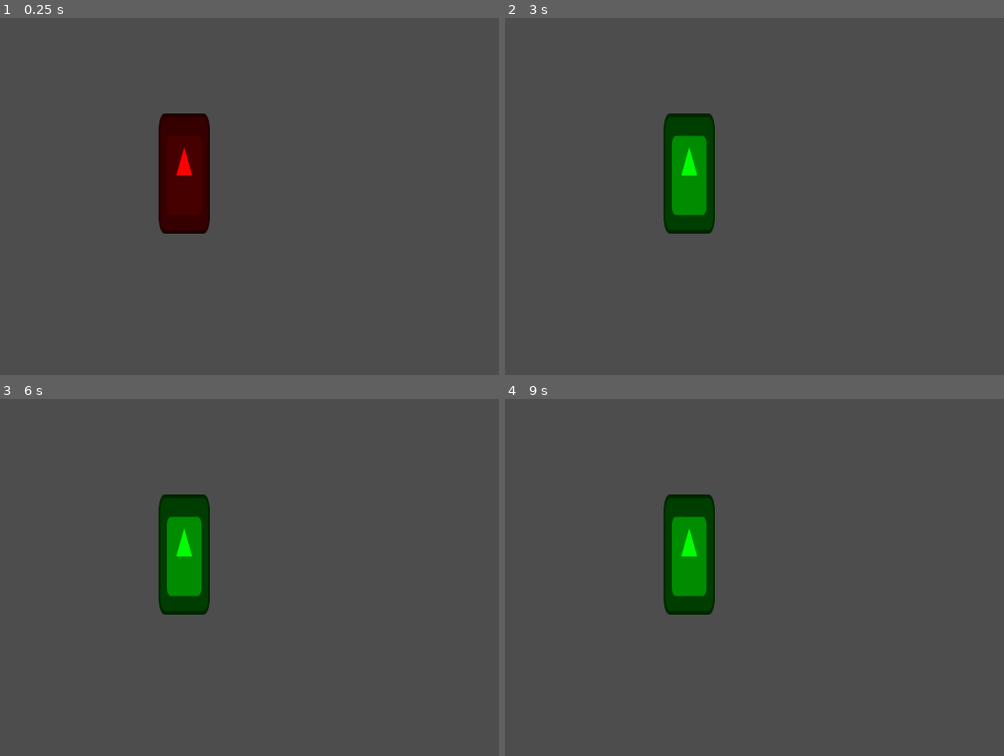
Above: before the commit, frames 1-4 (two rows, left to right).
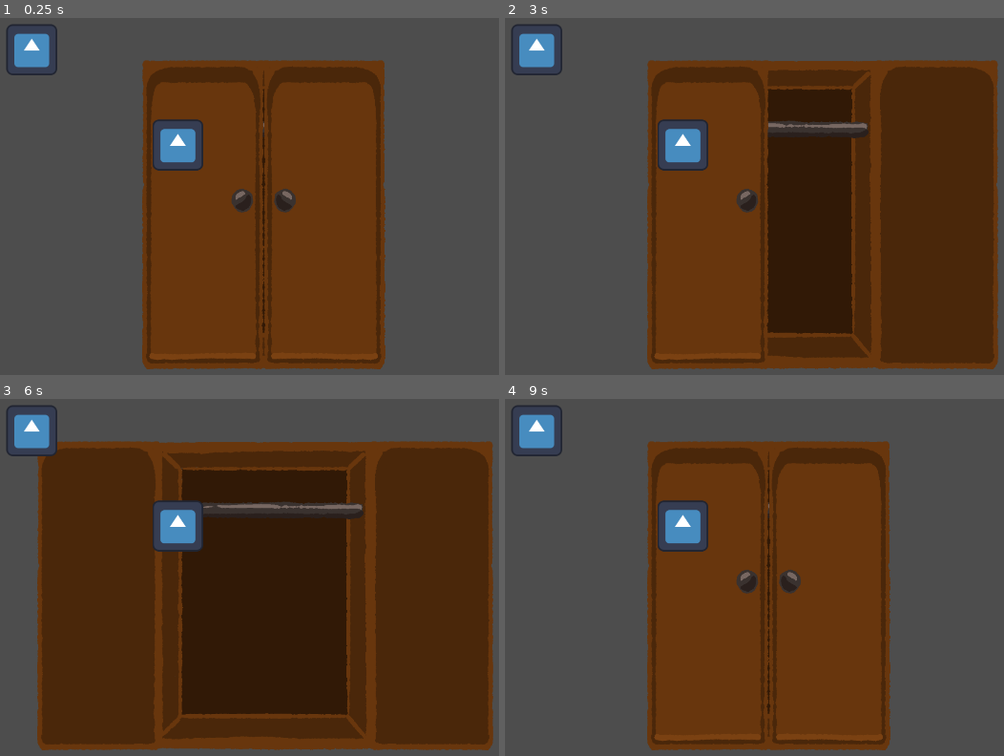
Above: after the commit, the same moments.

Repository: MaiaNavas404/global-game-jam-antwerp-MV
Game: Godot game, scene res://Levels/test_level.tscn
Same seed, same stepped clock (60 frames per second), same inputs: the game is played once before the commit and once after it. The engine's default icon, where the game draws it, is replaced by a stand-in: a white triangle on a blue panel in a dark square.
Inputs (mouse positions are in pixels of both pictures, inside the frame that each line leads up to):
- Up to frame 1 (0.25 s): no input
- Up to frame 2 (3 s): tap Enter at 0.5, 2 s; drag from (689, 175) to (954, 139) at 0.52 s; tap Space at 1.25, 2.75 s; drag from (724, 253) to (839, 317) at 1.27 s; move the mouse to (954, 139) at 2.02 s; click (954, 139) at 2.1 s; drag from (839, 317) to (699, 196) at 2.77 s
- Up to frame 3 (6 s): tap Enter at 3.5 s; move the mouse to (outside the picture) at 3.52 s; click (outside the picture) at 3.6 s; tap Space at 4.25 s; drag from (144, 548) to (259, 506) at 4.27 s; move the mouse to (409, 613) at 5.02 s; click (409, 613) at 5.1 s; drag from (259, 506) to (219, 634) at 5.77 s
- Up to frame 4 (9 s): move the mouse to (outside the picture) at 6.52 s; click (outside the picture) at 6.6 s; drag from (724, 634) to (839, 698) at 7.27 s; move the mouse to (954, 520) at 8.02 s; click (954, 520) at 8.1 s; drag from (839, 698) to (649, 548) at 8.77 s

The runs differ from the first frame. In frame 1, 43% of the frame differs, in the area x 1-78%, y 1-99%; in frame 2, 61%; in frame 3, 79%, in the area x 1-99%, y 1-99%; in frame 4, 43%.

Commit message:
cupboard OPENS and CLOSES

Diff:
--- /dev/null
+++ b/ggj-antwerp/Levels/level.gd
@@ -0,0 +1,5 @@
+extends Node2D
+
+func _ready():
+	get_viewport().physics_object_picking_first_only = true
+	get_viewport().physics_object_picking_sort = true
--- a/ggj-antwerp/Levels/test_level.tscn
+++ b/ggj-antwerp/Levels/test_level.tscn
@@ -1,8 +1,18 @@
 [gd_scene format=3 uid="uid://65q44q0dbmqb"]
 
-[ext_resource type="PackedScene" uid="uid://bguakiop7e1g6" path="res://RoomProps/cupboard.tscn" id="1_ormqy"]
+[ext_resource type="Script" uid="uid://yqfc3oj0n4dr" path="res://Levels/level.gd" id="1_4k50d"]
+[ext_resource type="PackedScene" uid="uid://bguakiop7e1g6" path="res://RoomProps/Cupboard/cupboard.tscn" id="1_ormqy"]
+[ext_resource type="PackedScene" uid="uid://cbg6ind5qhoef" path="res://SuspectObjects/body.tscn" id="2_00vsl"]
+[ext_resource type="PackedScene" uid="uid://cpvhaerxj7c5v" path="res://RoomProps/SmallCupboard/small_cupboard.tscn" id="4_i4ak4"]
 
 [node name="TestLevel" type="Node2D" unique_id=954476652]
+script = ExtResource("1_4k50d")
 
 [node name="Cupboard" parent="." unique_id=557903057 instance=ExtResource("1_ormqy")]
-position = Vector2(488, 304)
+position = Vector2(688, 496)
+
+[node name="Body" parent="." unique_id=1811897074 instance=ExtResource("2_00vsl")]
+position = Vector2(472, 320)
+
+[node name="SmallCupboard" parent="." unique_id=152157778 instance=ExtResource("4_i4ak4")]
+position = Vector2(104, 80)
--- a/ggj-antwerp/RoomProps/cupboard.gd
+++ b/ggj-antwerp/RoomProps/Cupboard/cupboard.gd
@@ -2,19 +2,31 @@
 class_name HidableProps
 
 @export var hiding_area : Area2D
+@export var closed_sprite : Sprite2D
+@export var open_sprite : Sprite2D
 
 var hidable := false
+
+func _ready():
+	super._ready()
+	on_state_disabled()
 
 func on_state_disabled():
 	super.on_state_disabled()
 	hidable = false
 	set_hiding_area_active(false)
+	set_sprite_active(false)
 
 func on_state_active():
 	super.on_state_active()
 	hidable = true
 	set_hiding_area_active(true)
+	set_sprite_active(true)
 
 func set_hiding_area_active(state : bool):
 	hiding_area.monitoring = state
 	hiding_area.monitorable = state
+
+func set_sprite_active(state : bool):
+	open_sprite.visible = state
+	closed_sprite.visible = !state
--- /dev/null
+++ b/ggj-antwerp/RoomProps/Cupboard/cupboard.tscn
@@ -0,0 +1,88 @@
+[gd_scene format=3 uid="uid://bguakiop7e1g6"]
+
+[ext_resource type="Texture2D" uid="uid://bhmi10psch208" path="res://RoomProps/Cupboard/cupboard_open.PNG" id="1_1hxk6"]
+[ext_resource type="Script" uid="uid://5ubqkdwll7lc" path="res://RoomProps/Cupboard/cupboard.gd" id="1_jem14"]
+[ext_resource type="Texture2D" uid="uid://6ivcxx8cs0j5" path="res://RoomProps/Cupboard/cupboard_door_front.PNG" id="3_hi20d"]
+[ext_resource type="Texture2D" uid="uid://dbt42rn482q3e" path="res://RoomProps/Cupboard/cupboard_door_back.PNG" id="4_bkvww"]
+
+[sub_resource type="RectangleShape2D" id="RectangleShape2D_au1kp"]
+size = Vector2(277, 725)
+
+[sub_resource type="RectangleShape2D" id="RectangleShape2D_1hxk6"]
+size = Vector2(296, 768)
+
+[sub_resource type="RectangleShape2D" id="RectangleShape2D_jem14"]
+size = Vector2(280, 720)
+
+[sub_resource type="RectangleShape2D" id="RectangleShape2D_ckf3m"]
+size = Vector2(296, 768)
+
+[node name="Cupboard" type="Node2D" unique_id=557903057]
+
+[node name="Sprite2D" type="Sprite2D" parent="." unique_id=95659549]
+texture = ExtResource("1_1hxk6")
+
+[node name="CupboardL" type="Node2D" parent="." unique_id=969730146 node_paths=PackedStringArray("hiding_area", "closed_sprite", "open_sprite", "clickable_area")]
+script = ExtResource("1_jem14")
+hiding_area = NodePath("HidingArea")
+closed_sprite = NodePath("ClosedSprite")
+open_sprite = NodePath("OpenSprite")
+clickable_area = NodePath("ClickingArea")
+
+[node name="ClosedSprite" type="Sprite2D" parent="CupboardL" unique_id=2140428035]
+position = Vector2(152, 0)
+texture = ExtResource("3_hi20d")
+flip_h = true
+
+[node name="OpenSprite" type="Sprite2D" parent="CupboardL" unique_id=753941713]
+position = Vector2(424, 0)
+texture = ExtResource("4_bkvww")
+
+[node name="HidingArea" type="Area2D" parent="CupboardL" unique_id=596665258]
+collision_layer = 16
+collision_mask = 4
+
+[node name="CollisionShape2D" type="CollisionShape2D" parent="CupboardL/HidingArea" unique_id=1911059078]
+position = Vector2(156, 8)
+shape = SubResource("RectangleShape2D_au1kp")
+
+[node name="ClickingArea" type="Area2D" parent="CupboardL" unique_id=142178035]
+collision_layer = 8
+collision_mask = 0
+
+[node name="CollisionShape2D" type="CollisionShape2D" parent="CupboardL/ClickingArea" unique_id=12285542]
+position = Vector2(156, 0)
+shape = SubResource("RectangleShape2D_1hxk6")
+
+[node name="CupboardR" type="Node2D" parent="." unique_id=1000286898 node_paths=PackedStringArray("hiding_area", "closed_sprite", "open_sprite", "clickable_area")]
+position = Vector2(-304, 0)
+script = ExtResource("1_jem14")
+hiding_area = NodePath("HidingArea")
+closed_sprite = NodePath("ClosedSprite")
+open_sprite = NodePath("OpenSprite")
+clickable_area = NodePath("ClickingArea")
+
+[node name="ClosedSprite" type="Sprite2D" parent="CupboardR" unique_id=1980687473]
+position = Vector2(152, 0)
+texture = ExtResource("3_hi20d")
+
+[node name="OpenSprite" type="Sprite2D" parent="CupboardR" unique_id=1780112543]
+position = Vector2(-112, 0)
+texture = ExtResource("4_bkvww")
+flip_h = true
+
+[node name="HidingArea" type="Area2D" parent="CupboardR" unique_id=913498849]
+collision_layer = 16
+collision_mask = 4
+
+[node name="CollisionShape2D" type="CollisionShape2D" parent="CupboardR/HidingArea" unique_id=1644976986]
+position = Vector2(156, 8)
+shape = SubResource("RectangleShape2D_jem14")
+
+[node name="ClickingArea" type="Area2D" parent="CupboardR" unique_id=1465312561]
+collision_layer = 8
+collision_mask = 0
+
+[node name="CollisionShape2D" type="CollisionShape2D" parent="CupboardR/ClickingArea" unique_id=853133949]
+position = Vector2(156, 0)
+shape = SubResource("RectangleShape2D_ckf3m")
--- /dev/null
+++ b/ggj-antwerp/RoomProps/SmallCupboard/small_cupboard.tscn
@@ -0,0 +1,21 @@
+[gd_scene format=3 uid="uid://cpvhaerxj7c5v"]
+
+[ext_resource type="Script" uid="uid://c2m0dgbas35ak" path="res://RoomProps/roomprops.gd" id="1_2t274"]
+[ext_resource type="Texture2D" uid="uid://bctl80hvn4aa6" path="res://icon.svg" id="2_4isx2"]
+
+[sub_resource type="RectangleShape2D" id="RectangleShape2D_fsbb7"]
+size = Vector2(154, 138)
+
+[node name="SmallCupboard" type="Node2D" unique_id=152157778 node_paths=PackedStringArray("clickable_area")]
+script = ExtResource("1_2t274")
+clickable_area = NodePath("Area2D")
+
+[node name="Sprite2D" type="Sprite2D" parent="." unique_id=1792586424]
+texture = ExtResource("2_4isx2")
+
+[node name="Area2D" type="Area2D" parent="." unique_id=170944405]
+collision_layer = 8
+collision_mask = 0
+
+[node name="CollisionShape2D" type="CollisionShape2D" parent="Area2D" unique_id=2067615308]
+shape = SubResource("RectangleShape2D_fsbb7")
--- a/ggj-antwerp/RoomProps/cupboard.tscn
+++ /dev/null
@@ -1,36 +0,0 @@
-[gd_scene format=3 uid="uid://bguakiop7e1g6"]
-
-[ext_resource type="Script" uid="uid://5ubqkdwll7lc" path="res://RoomProps/cupboard.gd" id="1_jem14"]
-[ext_resource type="Texture2D" uid="uid://bctl80hvn4aa6" path="res://icon.svg" id="2_e0lng"]
-
-[sub_resource type="RectangleShape2D" id="RectangleShape2D_ckf3m"]
-size = Vector2(128, 304)
-
-[sub_resource type="RectangleShape2D" id="RectangleShape2D_jem14"]
-size = Vector2(58, 186)
-
-[node name="Cupboard" type="Node2D" unique_id=557903057 node_paths=PackedStringArray("hiding_area", "clickable_area")]
-script = ExtResource("1_jem14")
-hiding_area = NodePath("HidingArea")
-clickable_area = NodePath("ClickingArea")
-
-[node name="Sprite2D" type="Sprite2D" parent="." unique_id=95659549]
-position = Vector2(0, 88)
-scale = Vector2(1, 2.375)
-texture = ExtResource("2_e0lng")
-
-[node name="ClickingArea" type="Area2D" parent="." unique_id=142178035]
-collision_layer = 8
-collision_mask = 0
-
-[node name="CollisionShape2D" type="CollisionShape2D" parent="ClickingArea" unique_id=12285542]
-position = Vector2(0, 88)
-shape = SubResource("RectangleShape2D_ckf3m")
-
-[node name="HidingArea" type="Area2D" parent="." unique_id=596665258]
-collision_layer = 16
-collision_mask = 4
-
-[node name="CollisionShape2D" type="CollisionShape2D" parent="HidingArea" unique_id=1911059078]
-position = Vector2(29, 144)
-shape = SubResource("RectangleShape2D_jem14")
--- a/ggj-antwerp/RoomProps/roomprops.gd
+++ b/ggj-antwerp/RoomProps/roomprops.gd
@@ -32,7 +32,7 @@
 		current_state = 0
 
 func on_state_disabled():
-	$Sprite2D.modulate = Color.RED
+	pass
 
 func on_state_active():
-	$Sprite2D.modulate = Color.GREEN
+	pass
--- /dev/null
+++ b/ggj-antwerp/SuspectObjects/body.gd
@@ -0,0 +1,26 @@
+extends RigidBody2D
+
+@onready var mouse_drag_area := $MouseDragArea
+var draggable := false
+var dragging := false
+var mouse_offset := Vector2.ZERO
+
+func _ready():
+	mouse_drag_area.mouse_entered.connect(_on_mouse_entered)
+	mouse_drag_area.mouse_exited.connect(_on_mouse_exited)
+
+func _physics_process(delta: float) -> void:
+	if Input.is_action_just_pressed("click") and draggable:
+		dragging = true
+		mouse_offset = position - get_global_mouse_position()
+	if dragging:
+		position = get_global_mouse_position() + mouse_offset
+	if Input.is_action_just_released("click"):
+		dragging = false
+
+func _on_mouse_entered() -> void:
+	draggable = true
+
+
+func _on_mouse_exited() -> void:
+	draggable = false
--- /dev/null
+++ b/ggj-antwerp/SuspectObjects/body.tscn
@@ -0,0 +1,29 @@
+[gd_scene format=3 uid="uid://cbg6ind5qhoef"]
+
+[ext_resource type="Script" uid="uid://c6cfronwp0ni3" path="res://SuspectObjects/body.gd" id="1_owrkx"]
+[ext_resource type="Texture2D" uid="uid://bctl80hvn4aa6" path="res://icon.svg" id="1_qc14p"]
+
+[sub_resource type="RectangleShape2D" id="RectangleShape2D_owrkx"]
+size = Vector2(128, 128)
+
+[sub_resource type="RectangleShape2D" id="RectangleShape2D_dxbx3"]
+size = Vector2(128, 104)
+
+[node name="Body" type="RigidBody2D" unique_id=1811897074]
+collision_layer = 4
+collision_mask = 16
+input_pickable = true
+gravity_scale = 0.0
+script = ExtResource("1_owrkx")
+
+[node name="CollisionShape2D" type="CollisionShape2D" parent="." unique_id=927350012]
+shape = SubResource("RectangleShape2D_owrkx")
+
+[node name="Sprite2D" type="Sprite2D" parent="." unique_id=1229700359]
+texture = ExtResource("1_qc14p")
+
+[node name="MouseDragArea" type="Area2D" parent="." unique_id=536953300]
+
+[node name="CollisionShape2D" type="CollisionShape2D" parent="MouseDragArea" unique_id=1196075669]
+position = Vector2(0, -4)
+shape = SubResource("RectangleShape2D_dxbx3")
--- /dev/null
+++ b/ggj-antwerp/Utilities/globals.gd
@@ -0,0 +1 @@
+extends Node
--- a/ggj-antwerp/project.godot
+++ b/ggj-antwerp/project.godot
@@ -15,10 +15,22 @@
 config/features=PackedStringArray("4.6", "Forward Plus")
 config/icon="res://icon.svg"
 
+[autoload]
+
+globals="*uid://3t1h0aeqo3pe"
+
 [display]
 
 window/size/viewport_width=1920
 window/size/viewport_height=1080
+
+[input]
+
+click={
+"deadzone": 0.2,
+"events": [Object(InputEventMouseButton,"resource_local_to_scene":false,"resource_name":"","device":-1,"window_id":0,"alt_pressed":false,"shift_pressed":false,"ctrl_pressed":false,"meta_pressed":false,"button_mask":0,"position":Vector2(0, 0),"global_position":Vector2(0, 0),"factor":1.0,"button_index":1,"canceled":false,"pressed":false,"double_click":false,"script":null)
+]
+}
 
 [layer_names]
 
Not shown, added: ggj-antwerp/Levels/level.gd.uid
Renamed: ggj-antwerp/RoomProps/cupboard.gd.uid -> ggj-antwerp/RoomProps/Cupboard/cupboard.gd.uid
Renamed: ggj-antwerp/RoomProps/cupboard_door_back.PNG -> ggj-antwerp/RoomProps/Cupboard/cupboard_door_back.PNG
Not shown, added: ggj-antwerp/RoomProps/Cupboard/cupboard_door_back.PNG.import
Renamed: ggj-antwerp/RoomProps/cupboard_door_front.PNG -> ggj-antwerp/RoomProps/Cupboard/cupboard_door_front.PNG
Not shown, added: ggj-antwerp/RoomProps/Cupboard/cupboard_door_front.PNG.import
Renamed: ggj-antwerp/RoomProps/cupboard_open.PNG -> ggj-antwerp/RoomProps/Cupboard/cupboard_open.PNG
Not shown, added: ggj-antwerp/RoomProps/Cupboard/cupboard_open.PNG.import
Renamed: ggj-antwerp/RoomProps/Small_CupBoard/small_cupboard_door_back.PNG -> ggj-antwerp/RoomProps/SmallCupboard/small_cupboard_door_back.PNG
Not shown, added: ggj-antwerp/RoomProps/SmallCupboard/small_cupboard_door_back.PNG.import
Renamed: ggj-antwerp/RoomProps/Small_CupBoard/small_cupboard_door_front.PNG -> ggj-antwerp/RoomProps/SmallCupboard/small_cupboard_door_front.PNG
Not shown, added: ggj-antwerp/RoomProps/SmallCupboard/small_cupboard_door_front.PNG.import
(and 4 more such lines)
